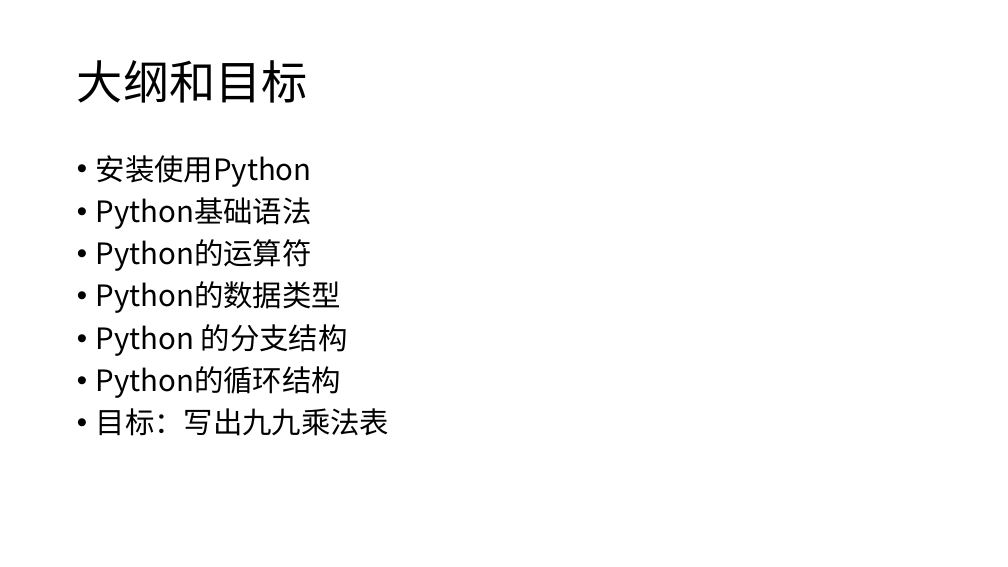
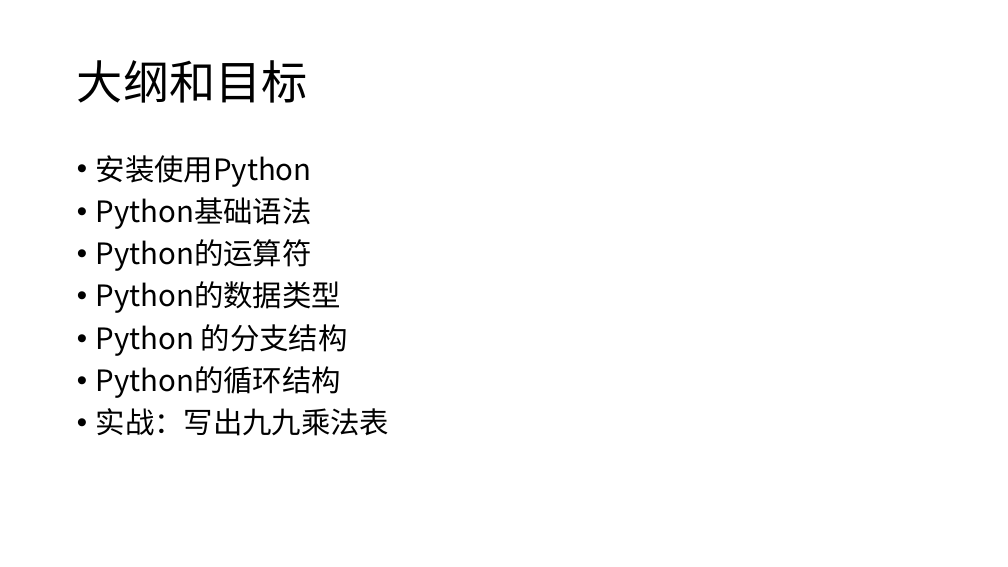
Before and after one commit to kurtchen1988/pythonTec, a slide deck: slide 2 of PPT/Python01.pptx. Drawn at 1008x567 pixels with LibreOffice and Linux fonts; fonts in the diff are those of the drawing. Boxes give left, top, right and bottom in pixels: in the first picture for what was removed or moved away, otherwise in the second. Text is boxed around its words. In the diff, an @@ line names an element or a change of style, - is before the commit and + after.

```diff
--- a/PPT/Python01.pptx
+++ b/PPT/Python01.pptx
@@ text at (x1=96, y1=408, x2=390, y2=436): text changed @@
-• 目标：写出九九乘法表
+• 实战：写出九九乘法表
```
Also in this commit, not shown: 1 other slide changed, 15 slides added, 3 other files.
